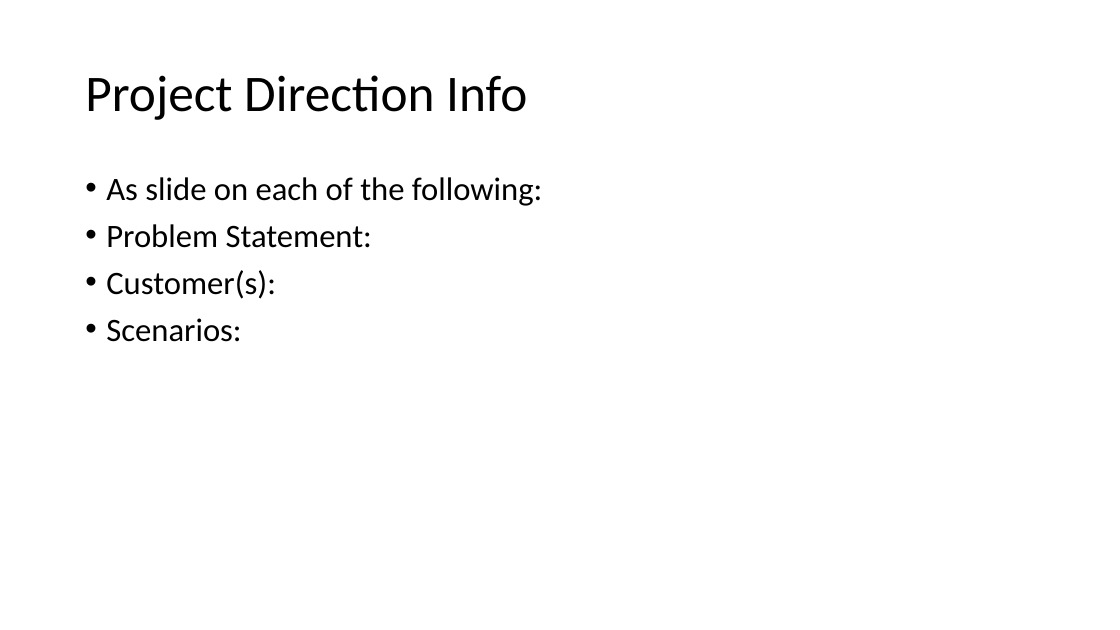
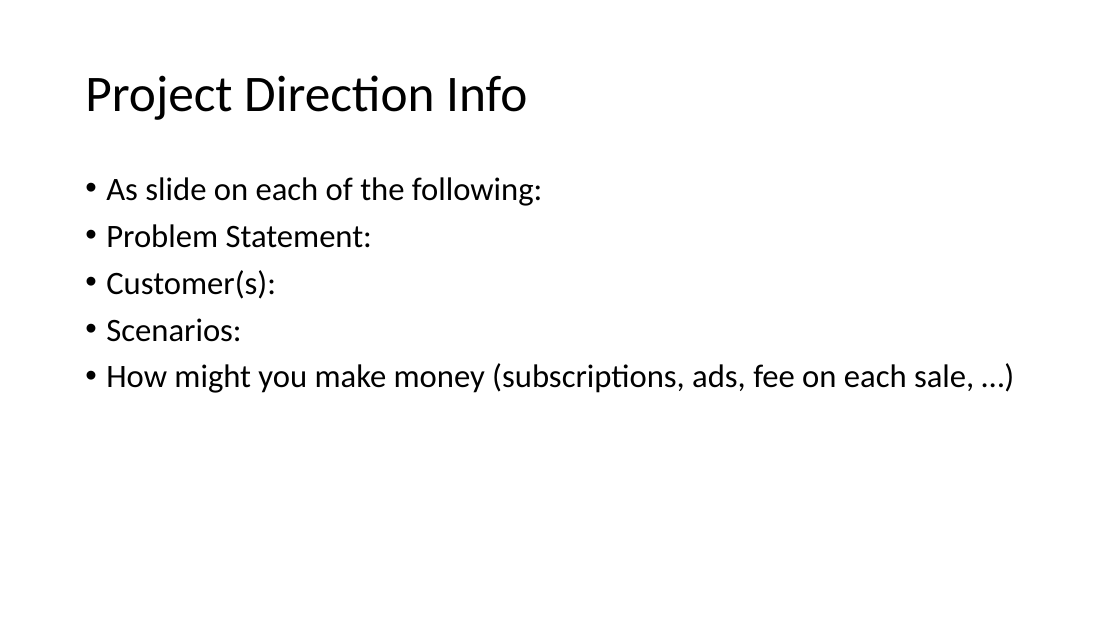
Before and after one commit to mschray/IPro497Sample, a slide deck: slide 3 of Course Content/Mid course presentation template.pptx. Drawn at 1120x630 pixels with LibreOffice and Linux fonts; fonts in the diff are those of the drawing. Boxes give left, top, right and bottom in pixels: in the first picture for what was removed or moved away, otherwise in the second. Text is boxed around its words. In the diff, an @@ line names an element or a change of style, - is before the commit and + after.

Commit message:
Add files via upload
Updated slide 3 to include how to make money.

```diff
--- a/Course Content/Mid course presentation template.pptx
+++ b/Course Content/Mid course presentation template.pptx
@@ text at (106, 363, 974, 393): paragraph added @@
+• How might you make money (subscriptions, ads, fee on each sale, …)
```
